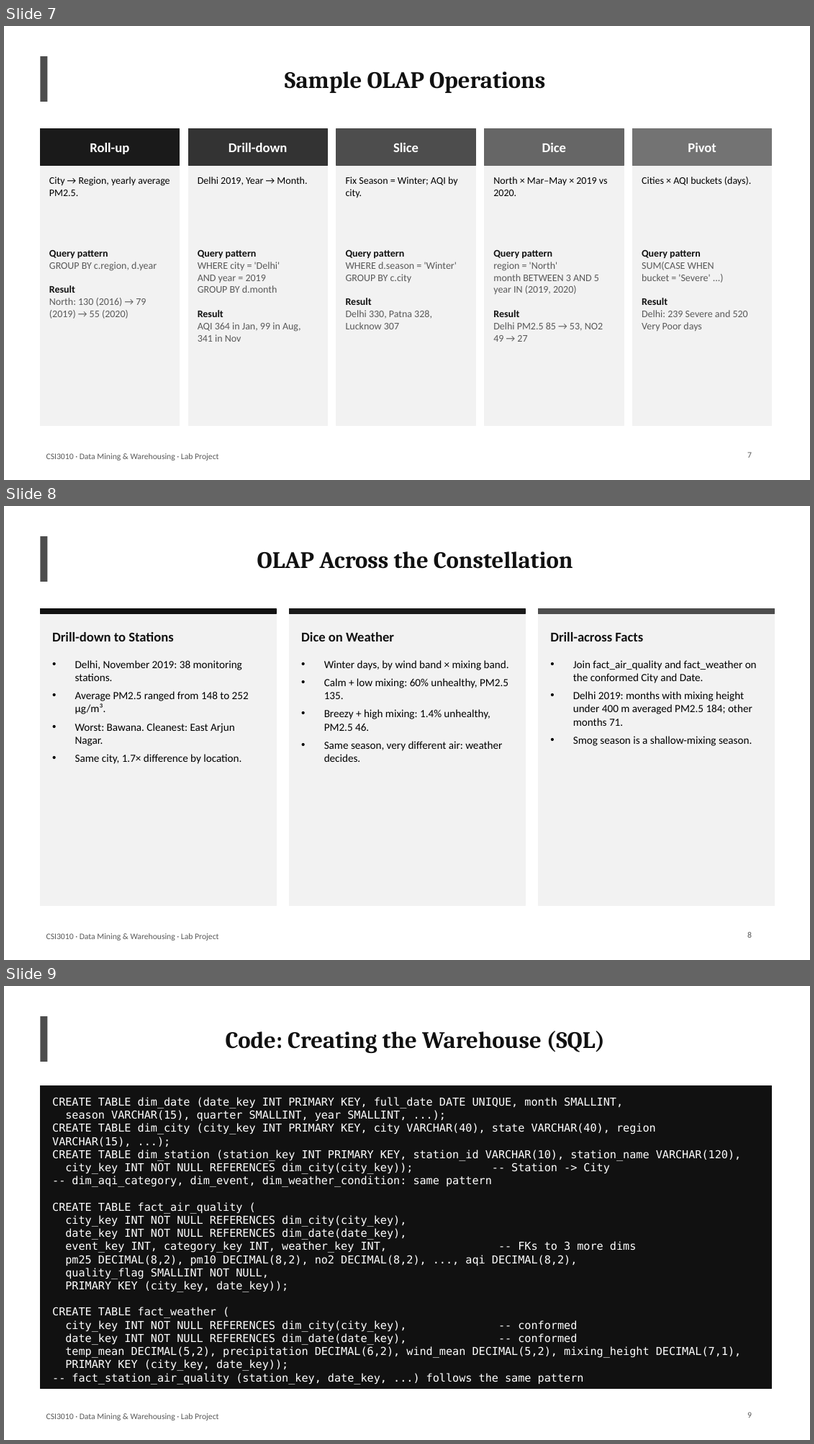
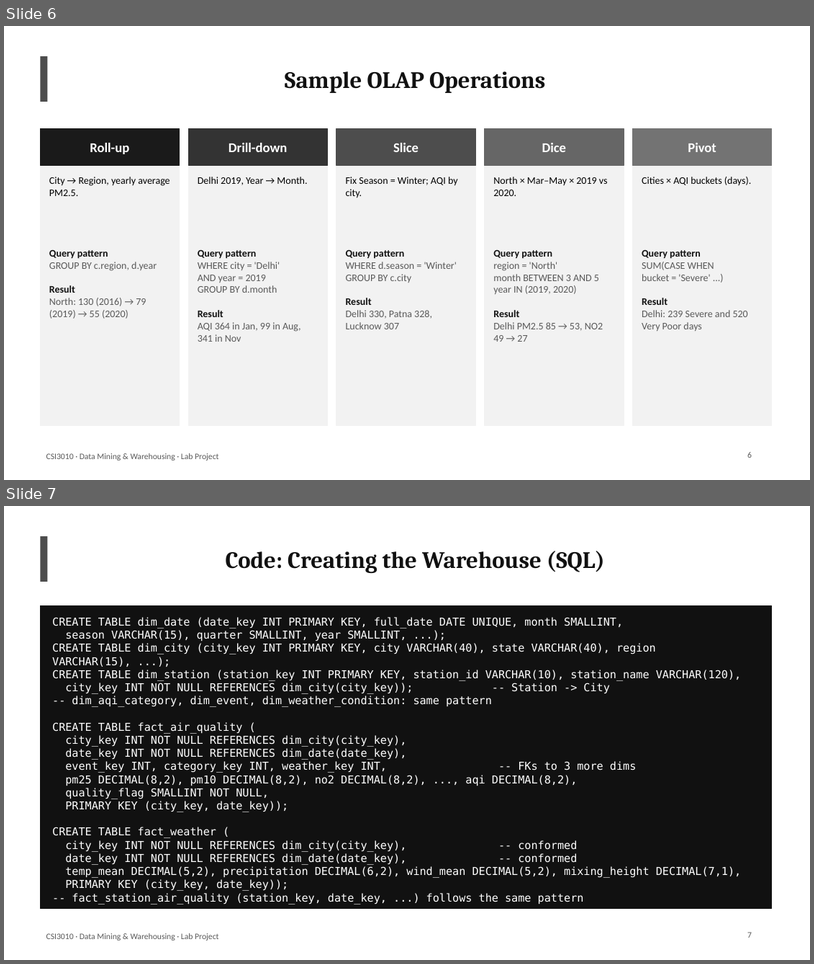
Before and after one commit to StutiArya2/breathing-cities-dwdm, a slide deck: docs/Breathing_Cities_DWDM.pptx. Shown one above the other, each under a label of ours: slides 7, 8 and 9 before the commit, slides 6 and 7 after it. The pictures are 814x1444 and 814x964 pixels, drawn with LibreOffice and Linux fonts; fonts in the diff are those of the drawing. Boxes give left, top, right and bottom in pixels: in the first picture for what was removed or moved away, otherwise in the second. Text is boxed around its words. In the diff, an @@ line names an element or a change of style, - is before the commit and + after.

```diff
--- a/docs/Breathing_Cities_DWDM.pptx
+++ b/docs/Breathing_Cities_DWDM.pptx
@@ slide 8 removed at (4, 506, 810, 960), background #FFFFFF; not listed: 2 template elements that a slide beside it also shows @@
@@ title removed at (257, 551, 574, 569) @@
-OLAP Across the Constellation
@@ rectangle removed at (40, 609, 276, 906) @@
@@ rectangle removed at (40, 609, 276, 614) @@
@@ rectangle removed at (290, 609, 525, 906) @@
@@ rectangle removed at (290, 609, 525, 614) @@
@@ rectangle removed at (539, 609, 774, 906) @@
@@ rectangle removed at (539, 609, 774, 614) @@
@@ text removed at (52, 632, 173, 641) @@
-Drill-down to Stations
@@ text removed at (301, 632, 394, 641) @@
-Dice on Weather
@@ text removed at (550, 632, 643, 641) @@
-Drill-across Facts
@@ text removed at (75, 660, 249, 764) @@
-• Delhi, November 2019: 38 monitoring stations.
-• Average PM2.5 ranged from 148 to 252 µg/m³.
-• Worst: Bawana. Cleanest: East Arjun Nagar.
-• Same city, 1.7× difference by location.
@@ text removed at (324, 660, 509, 762) @@
-• Winter days, by wind band × mixing band.
-• Calm + low mixing: 60% unhealthy, PM2.5 135.
-• Breezy + high mixing: 1.4% unhealthy, PM2.5 46.
-• Same season, very different air: weather decides.
@@ text removed at (574, 660, 757, 746) @@
-• Join fact_air_quality and fact_weather on the conformed City and Date.
-• Delhi 2019: months with mixing height under 400 m averaged PM2.5 184; other months 71.
-• Smog season is a shallow-mixing season.
@@ page number removed at (748, 932, 752, 937) @@
-8
@@ what was slide 7 is now slide 6 @@
@@ page number at (748, 452, 752, 457): text changed @@
-7
+6
@@ what was slide 9 is now slide 7 @@
@@ page number at (748, 932, 752, 937): text changed @@
-9
+7
```
Also in this commit, not shown: 10 other slides removed.
